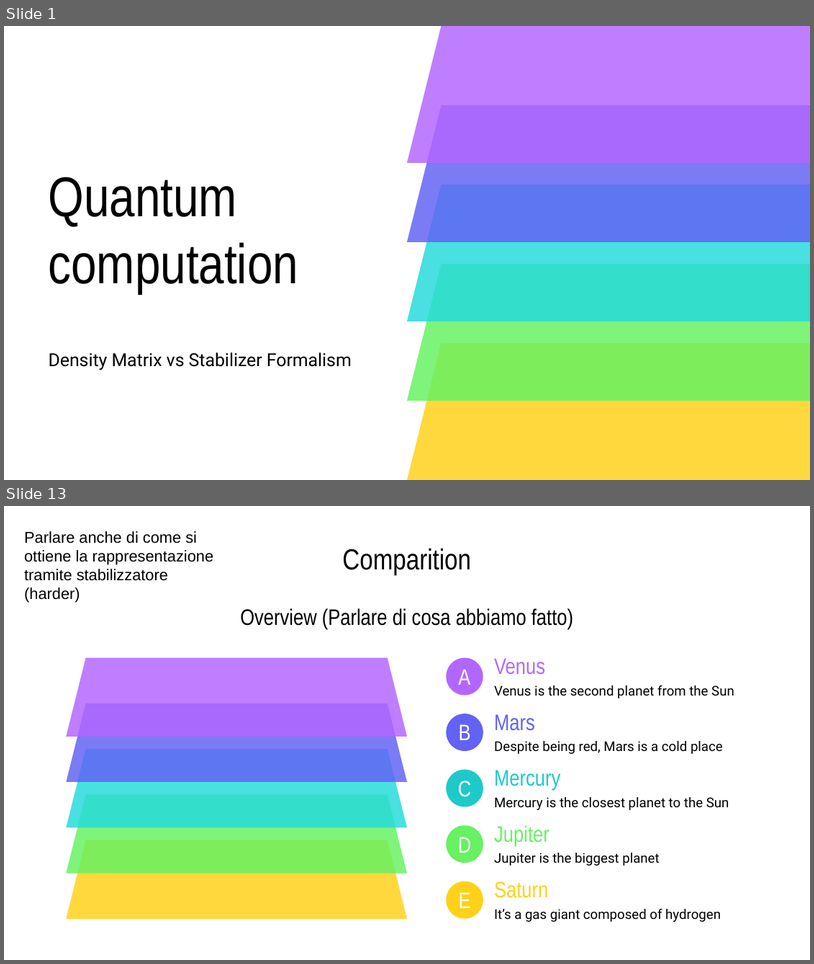
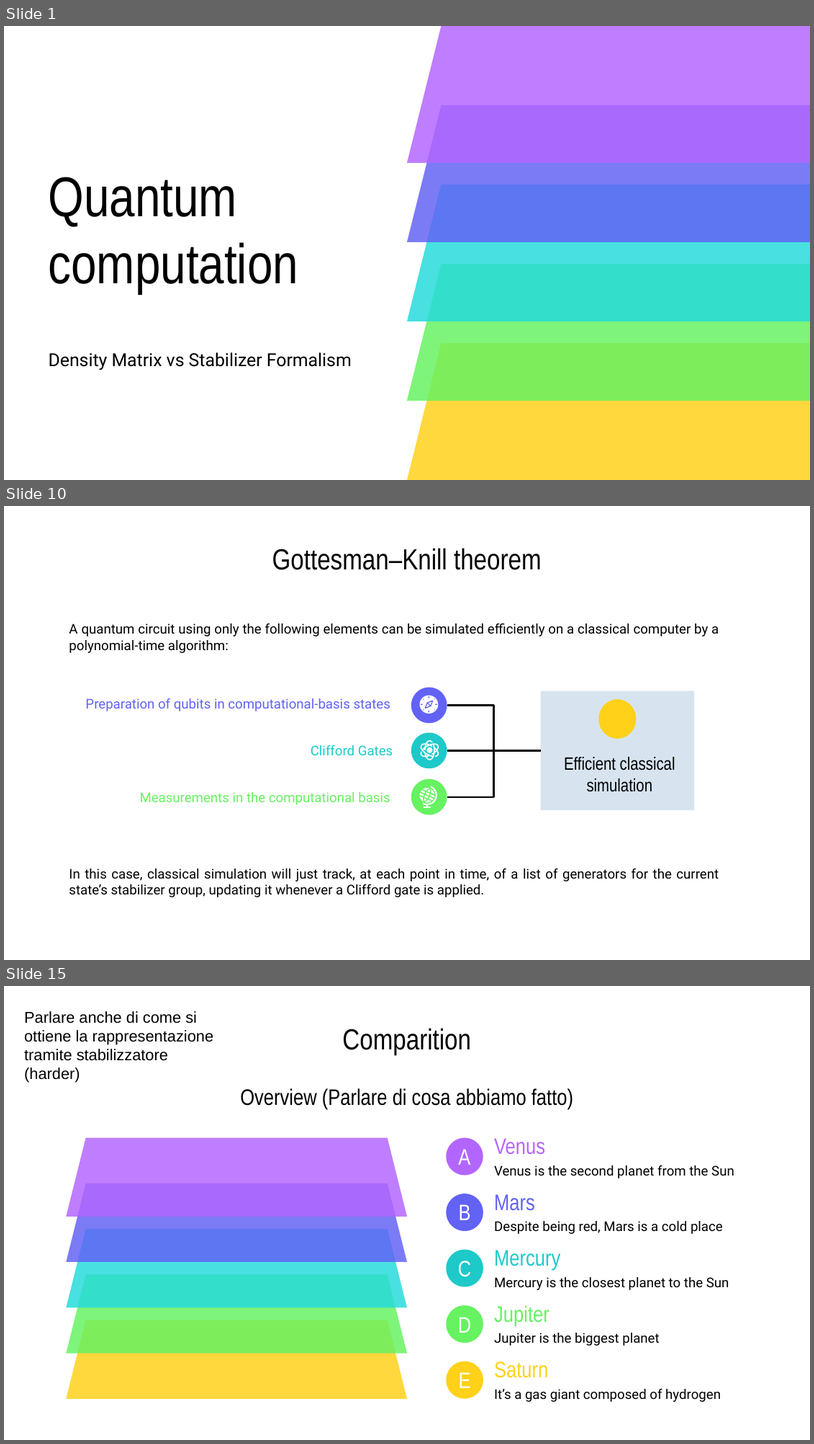
Before and after one commit to Moriarty2002/quantum-information, a slide deck: docs/elaborato.pptx. Shown one above the other, each under a label of ours: slides 1 and 13 before the commit, slides 1, 10 and 15 after it; the slides between them are not shown. The pictures are 814x964 and 814x1444 pixels, drawn with LibreOffice and Linux fonts; fonts in the diff are those of the drawing. Boxes give left, top, right and bottom in pixels: in the first picture for what was removed or moved away, otherwise in the second. Text is boxed around its words. In the diff, an @@ line names an element or a change of style, - is before the commit and + after.

```diff
--- a/docs/elaborato.pptx
+++ b/docs/elaborato.pptx
@@ slide 10 added at box(4, 506, 810, 960), background #FFFFFF @@
@@ title added at box(273, 548, 542, 570), 26 pt, text #000000 @@
+Gottesman–Knill theorem
@@ text added at box(69, 623, 719, 653), 12 pt, text #000000 @@
+A quantum circuit using only the following elements can be simulated efficiently on a classical computer by a polynomial-time algorithm:
@@ text added at box(85, 698, 391, 711), 12 pt, text #6262F5 @@
+Preparation of qubits in computational-basis states
@@ ellipse added at box(412, 687, 447, 723), fill #6262F5 @@
@@ freeform shape added at box(417, 695, 439, 714), fill #FFFFFF @@
@@ rectangle added at box(541, 690, 695, 810), fill #D7E4F0 @@
@@ ellipse added at box(599, 700, 636, 739), fill #FFD119 @@
@@ freeform shape added at box(427, 703, 430, 707), fill #FFFFFF @@
@@ freeform shape added at box(428, 701, 432, 705), fill #FFFFFF @@
@@ elbow line added from (448, 705) to (541, 750), #000000 1.5 pt @@
@@ ellipse added at box(412, 733, 447, 768), fill #1EC9C9 @@
@@ freeform shape added at box(419, 740, 440, 760), fill #FFFFFF @@
@@ text added at box(311, 745, 393, 755), 12 pt, text #1EC9C9 @@
+Clifford Gates
@@ freeform shape added at box(426, 747, 433, 753), fill #FFFFFF @@
@@ elbow line added from (448, 797) to (541, 750), #000000 1.5 pt @@
@@ elbow line added from (448, 750) to (541, 750), #000000 1.5 pt @@
@@ text added at box(564, 757, 676, 792), 16 pt, text #000000 @@
+Efficient classical simulation
@@ ellipse added at box(412, 779, 447, 814), fill #66F261 @@
@@ text added at box(140, 792, 390, 805), 12 pt, text #66F261 @@
+Measurements in the computational basis
@@ group added at box(420, 786, 438, 808): 13 freeform shapes @@
@@ text added at box(69, 868, 719, 897), 12 pt, text #000000 @@
+In this case, classical simulation will just track, at each point in time, of a list of generators for the current state’s stabilizer group, updating it whenever a Clifford gate is applied.
@@ what was slide 13 is now slide 15 @@
```
Also in this commit, not shown: 5 slides changed, 7 other slides added, 8 slides removed.
